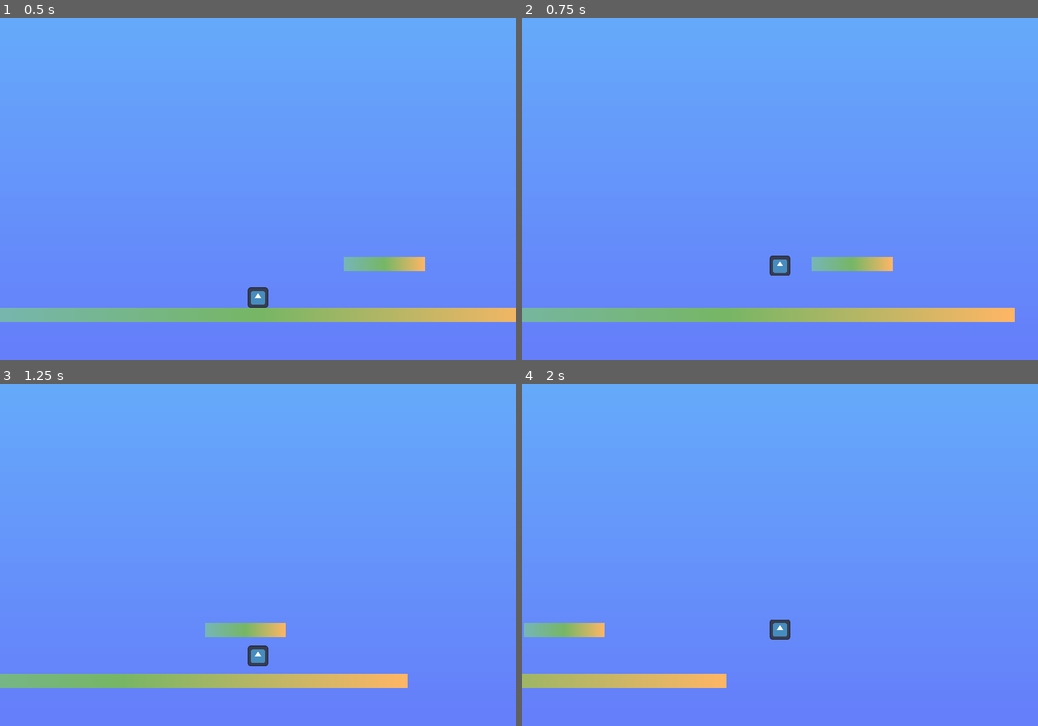
Above: before the commit, frames 1-4 (two rows, left to right).
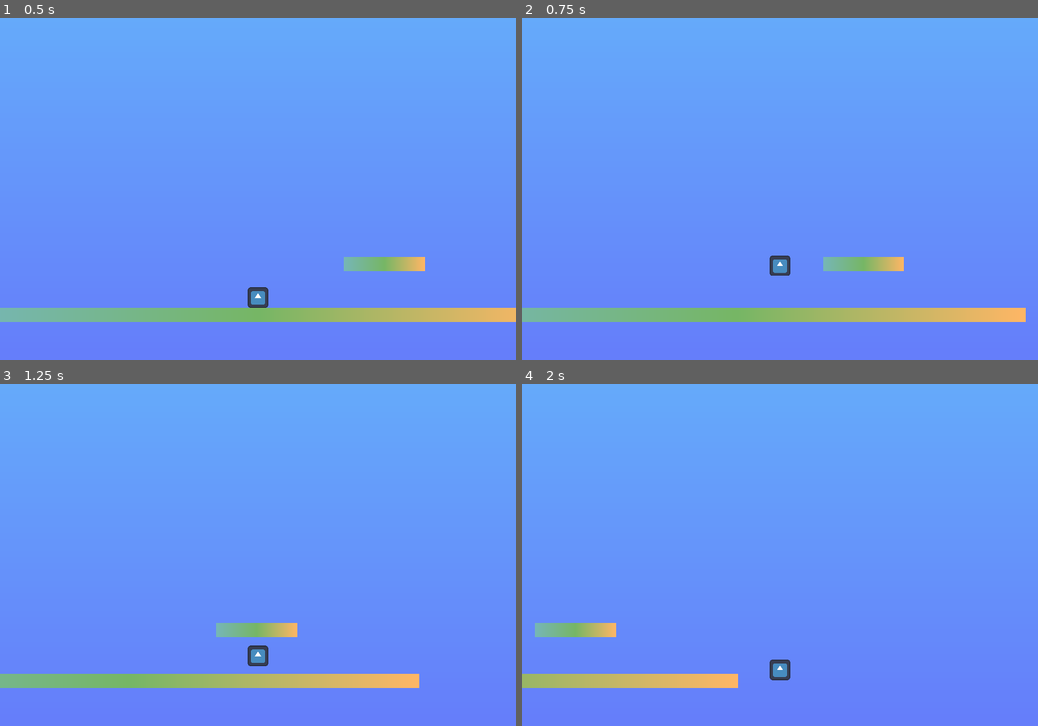
Above: after the commit, the same moments.

Repository: leafcabral/leafs-arcade
Game: Godot game, scene res://main/game_root.tscn
The game is run twice, just before and just after one commit, with the same random seed, the same clock (stepped at 60 frames per second) and the same inputs. The engine's default icon, where the game draws it, is replaced by a stand-in: a white triangle on a blue panel in a dark square.
Inputs:
- Up to frame 1 (0.5 s): no input
- Up to frame 2 (0.75 s): tap Enter at 0.5 s; hold D (move_right) from 0.53 s (still down); tap W (jump) at 0.6 s
- Up to frame 3 (1.25 s): keep holding D (move_right); tap W (jump) at 0.77, 1.07 s
- Up to frame 4 (2 s): keep holding D (move_right); tap W (jump) at 1.35, 1.52, 1.82 s

Frame 1 is identical in both runs. In frame 2, 0.5% of the frame differs, in the area x 56-98%, y 69-89%; in frame 3, 0.5%; in frame 4, 1.0%, in the area x 0-52%, y 68-89%.

Commit message:
fix(tower_of_lmao): fix acceleration not being applied
This error occured because the move input was pressed while velocity.x was 0, so it wouldn’t trigger the default acceleration (which wasn’t default)

Diff:
--- a/5-tower-of-lmao/common/components/platformer_movement_2d.gd
+++ b/5-tower-of-lmao/common/components/platformer_movement_2d.gd
@@ -14,7 +14,7 @@
 
 @export_group("Horizontal Movement")
 @export_range(0, 1000, 0.1, "or_greater") var max_speed := 600.0
-@export_range(0, 5, 0.01, "or_greater") var acceleration_time := 0.3
+@export_range(0, 5, 0.01, "or_greater") var acceleration_time := 0.1
 @export_range(0, 5, 0.01, "or_greater") var deceleration_time := 0.0
 @export var directional_snap := true
 
@@ -45,6 +45,8 @@
 		corner_correction_ray_length = value
 		_update_corner_correction_properties()
 
+var velocity := Vector2.ZERO
+
 var jump_buffering := 0.0
 var coyote_jump := 0.0
 
@@ -84,6 +86,7 @@
 	process_movement(delta)
 
 	parent.move_and_slide()
+	velocity = parent.velocity
 
 	if parent.velocity.y < 0 and not _corner_correction_middle.is_colliding():
 		_try_corner_correction()
@@ -92,6 +95,8 @@
 func process_movement(delta: float) -> void:
 	_handle_horizontal_movement(delta)
 	_handle_vertical_movement(delta)
+
+	parent.velocity = velocity
 
 	if jump_buffering > 0:
 		jump_buffering = max(0, jump_buffering - delta)
@@ -100,24 +105,25 @@
 
 
 func _handle_horizontal_movement(delta: float) -> void:
-	var previous_direction := signf(parent.velocity.x)
+	var previous_direction := signf(velocity.x)
 	var direction = Input.get_axis(input_move_left, input_move_right)
 	var delta_speed := max_speed * delta
 
-	if direction == previous_direction:
-		parent.velocity.x = move_toward(parent.velocity.x, direction * max_speed, delta_speed / acceleration_time)
-	elif direction and parent.velocity.x and directional_snap:
-		parent.velocity.x = - parent.velocity.x
-	else:
-		parent.velocity.x = move_toward(parent.velocity.x, direction * max_speed, delta_speed / deceleration_time)
+	if not direction:
+		velocity.x = move_toward(velocity.x, 0, delta_speed / deceleration_time)
+
+	elif direction == previous_direction or not previous_direction:
+		velocity.x = move_toward(velocity.x, direction * max_speed, delta_speed / acceleration_time)
+	elif velocity.x and directional_snap:
+		velocity.x = - velocity.x
 
 
 func _handle_vertical_movement(delta: float) -> void:
 	var on_floor := parent.is_on_floor()
 
 	if not on_floor:
-		parent.velocity += parent.get_gravity() * gravity_scale * delta
-		parent.velocity.y = min(parent.velocity.y, terminal_falling_velocity)
+		velocity += parent.get_gravity() * gravity_scale * delta
+		velocity.y = min(velocity.y, terminal_falling_velocity)
 
 	if Input.is_action_pressed(input_jump):
 		jump_buffering = jump_buffering_time
@@ -125,11 +131,11 @@
 		coyote_jump = coyote_jump_time
 
 	if (jump_buffering > 0 and on_floor) or (coyote_jump > 0 and Input.is_action_just_pressed(input_jump)):
-			parent.velocity.y = - 2 * jump_height * jump_duration
+			velocity.y = - 2 * jump_height * jump_duration
 			jump_buffering = 0
 			coyote_jump = 0
-	elif Input.is_action_just_released(input_jump) and parent.velocity.y <= 0:
-		parent.velocity.y *= variable_jump_scale
+	elif Input.is_action_just_released(input_jump) and velocity.y <= 0:
+		velocity.y *= variable_jump_scale
 
 
 
